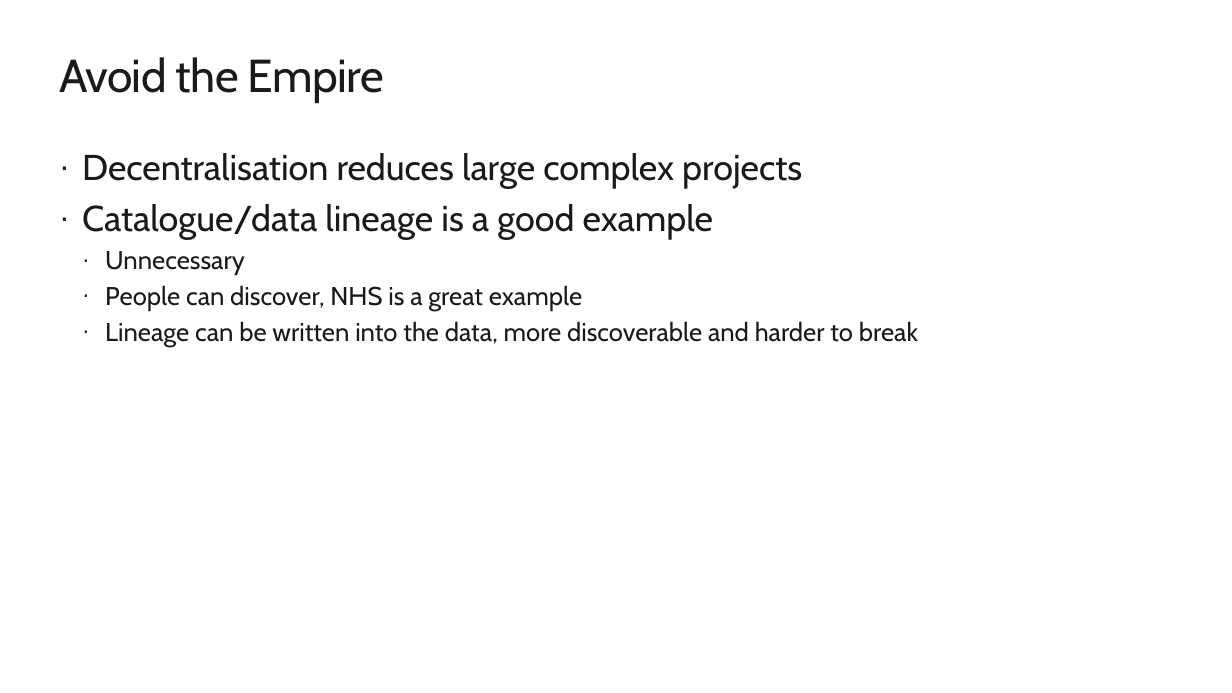
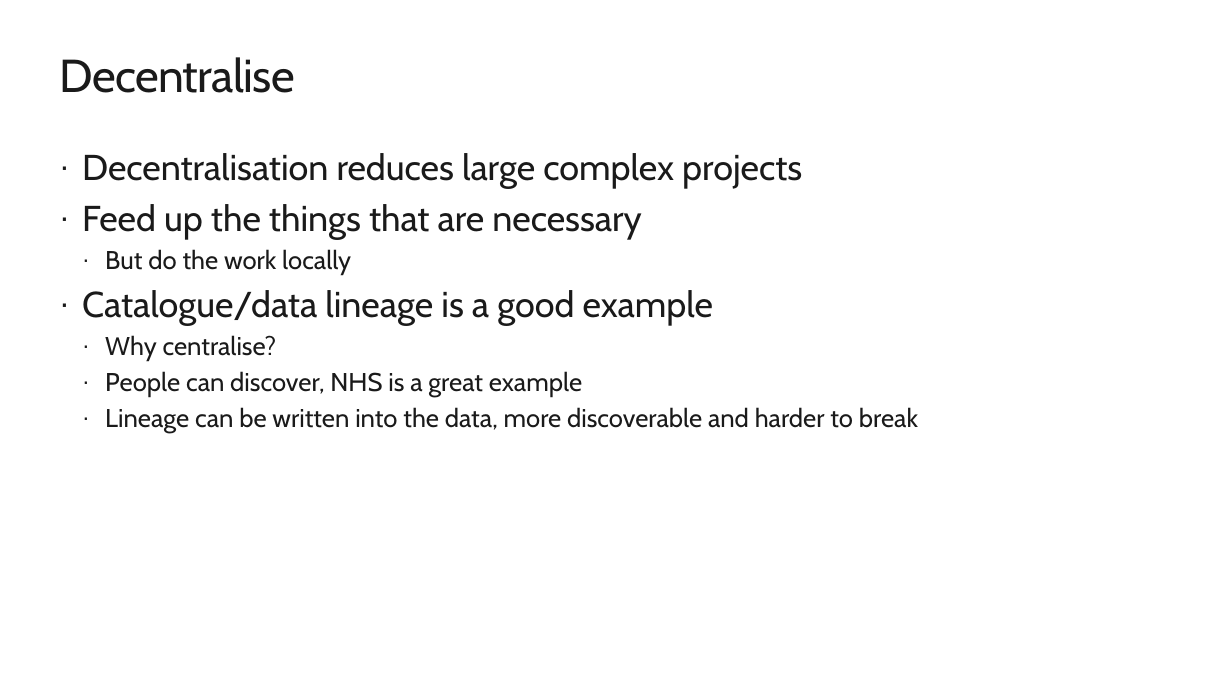
Before and after one commit to arevaloisabel/agiledataoops, a slide deck: slide 7 of presentations/Agile Data Architecture Intro.pptx (slide 6 before the commit). Drawn at 1232x693 pixels with LibreOffice and Linux fonts; fonts in the diff are those of the drawing; background and template pictures are left out. Boxes give left, top, right and bottom in pixels: in the first picture for what was removed or moved away, otherwise in the second. Text is boxed around its words. In the diff, an @@ line names an element or a change of style, - is before the commit and + after.

```diff
--- a/presentations/Agile Data Architecture Intro.pptx
+++ b/presentations/Agile Data Architecture Intro.pptx
@@ title at (59, 57, 294, 93): text changed @@
-Avoid the Empire
+Decentralise
@@ text at (82, 204, 641, 275): paragraphs added @@
+· Feed up the things that are necessary
+  · But do the work locally
@@ text at (105, 335, 277, 361): text changed @@
-  · Unnecessary
+  · Why centralise?
```
Also in this commit, not shown: 5 other slides changed, 2 slides added, 1 slide removed, 6 other files.
